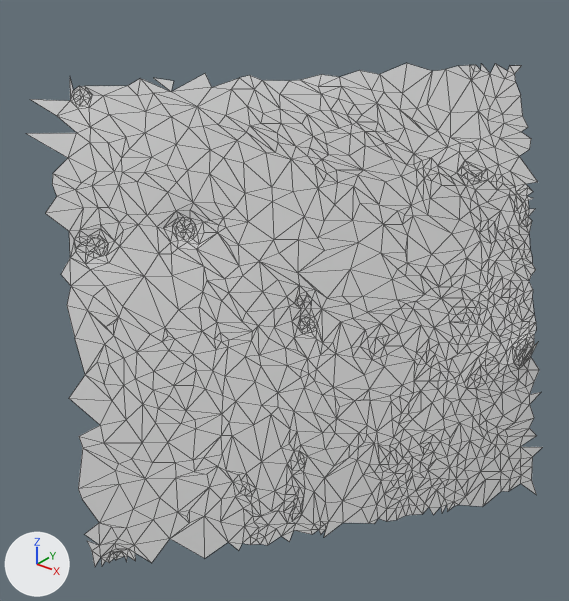
The glTF model moon small_tiles/tile_147.glb, before and after one commit.
The view is the same before and after, from a 50 mm lens placed at (26.74, -22.97, 11.36), pointed at (21.83, -16.85, 7.56). The lights are fixed; the arrows at lower left show +X, +Y and +Z. The older version comes first. Mesh edges are drawn as thin lines. Vertices at exactly the same position are counted once.

In view in the first picture: 't147'.
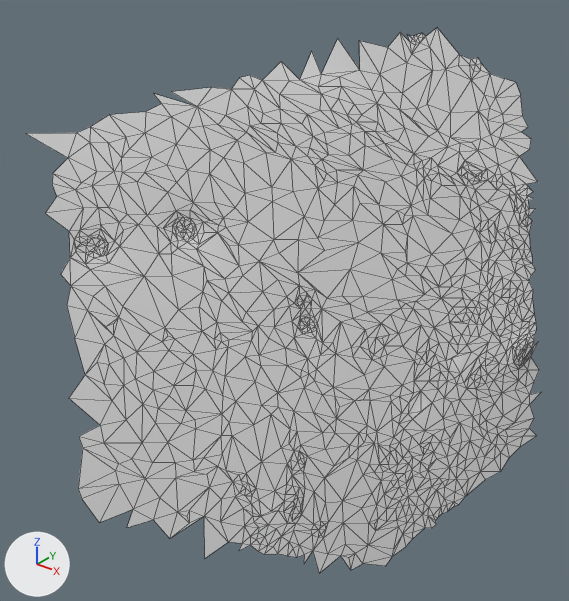
What the commit changed:
me_t147 is used by ob_t147; location (0.0, 0.0, 0.0).
me_t147 had 1186 vertices, 2206 faces and spanned x 19.94..24.32, y -19.19..-14.28, z 4.92..9.97.
me_t147 now has 1166 vertices, 2191 faces and spans x 19.97..24.19, y -19.12..-14.39, z 4.42..10.3.
Part 1, on me_t147:
35 vertices are removed from x 19.94..23.16, y -18.45..-14.28, z 9.61..9.96.
60 faces are deleted.
25 vertices are added at x 21.5..22.82, y -16.47..-14.71, z 9.97..10.3.
43 new faces join them.
Part 2, on me_t147:
48 vertices are removed from x 20.94..24.32, y -19.19..-14.84, z 4.92..5.55.
77 faces are deleted.
38 vertices are added at x 22.27..23.57, y -17.86..-16.1, z 4.42..4.98.
79 new faces join them.

Changed parts and their boxes [x1, y1, x2, y2] in the pictures (569 x 601 px; the box of a moved part takes in the faces that stretch with it):
't147', reshaped (8% taller)
    before: [26, 63, 542, 567]
    after: [26, 28, 541, 573]
part 1 of me_t147, moved or reshaped
    before: [30, 64, 522, 132]
    after: [263, 28, 481, 81]
part 2 of me_t147, moved or reshaped
    before: [85, 447, 542, 567]
    after: [239, 504, 447, 573]
